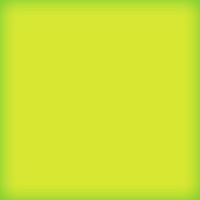
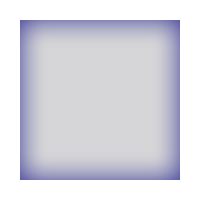
Comparing the layer stacks of the two 200×200 images. Changes:
renamed "GlowCenter" to "Inner Glow Center", painted on it over [0, 0, 200, 200]
